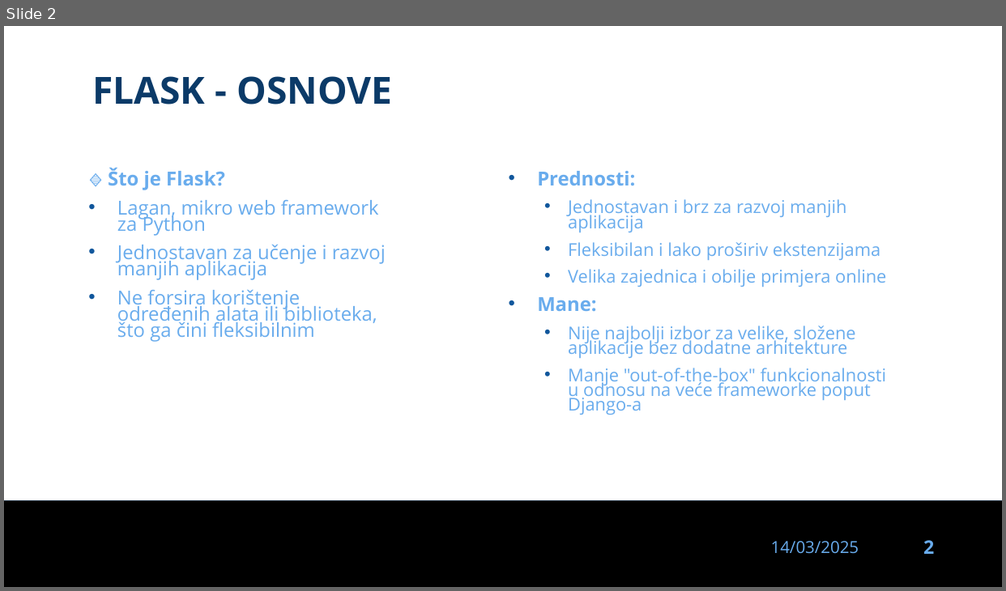
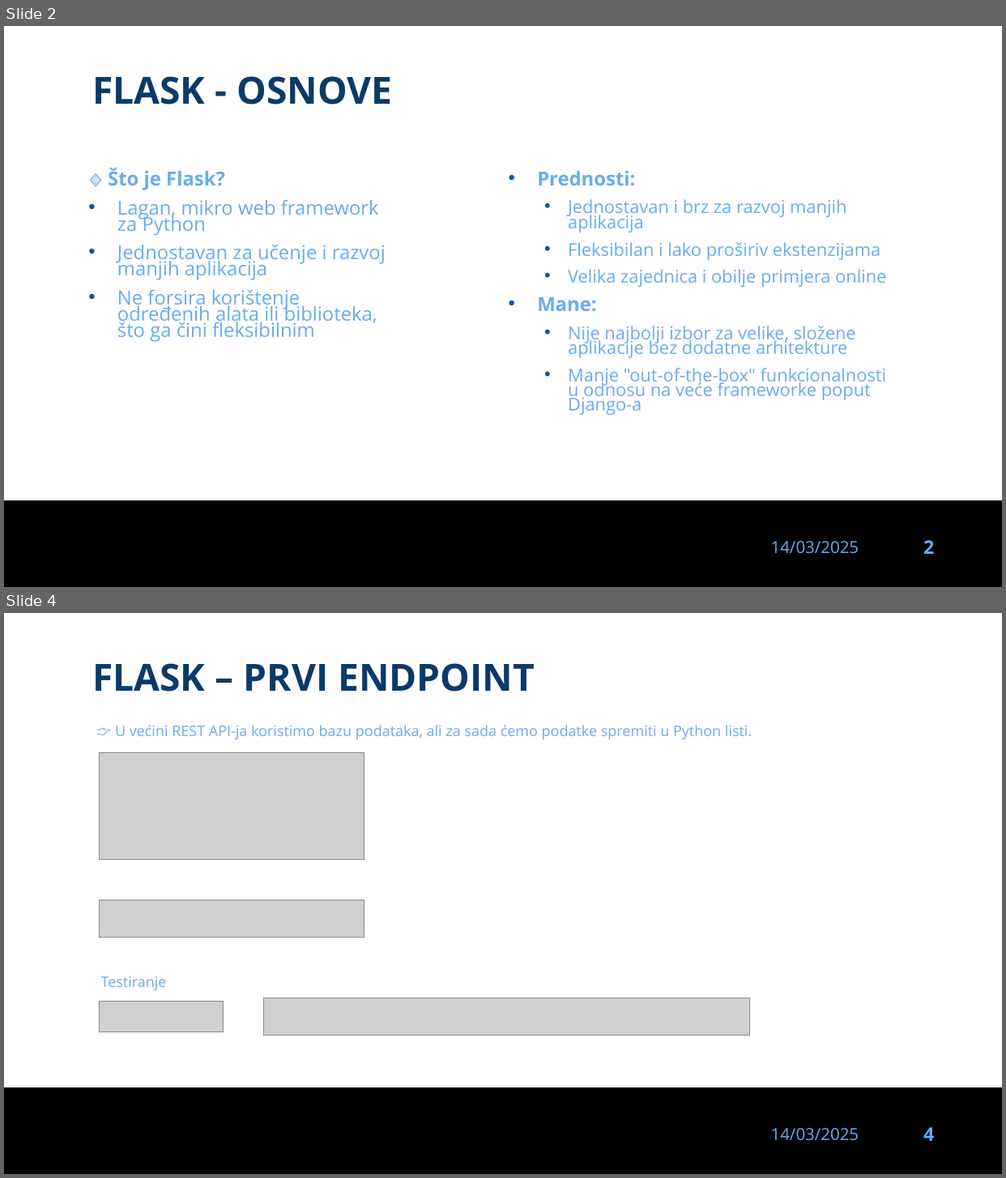
Before and after one commit to dinoDuvnjak/CTK, a slide deck: Bootcamp/flask/flask.pptx. Shown one above the other, each under a label of ours: slide 2 before the commit, slides 2 and 4 after it; the slides between them are not shown. The pictures are 1006x591 and 1006x1178 pixels, drawn with LibreOffice and Linux fonts; fonts in the diff are those of the drawing; grey boxes stand for pictures; background and template pictures are left out. Boxes give left, top, right and bottom in pixels: in the first picture for what was removed or moved away, otherwise in the second. Text is boxed around its words. In the diff, an @@ line names an element or a change of style, - is before the commit and + after.

Commit message:
flask wip

```diff
--- a/Bootcamp/flask/flask.pptx
+++ b/Bootcamp/flask/flask.pptx
@@ slide 4 added at (4, 613, 1002, 1174), background #FFFFFF; not listed: 3 template elements that a slide beside it also shows @@
@@ text added at (92, 663, 535, 692), 36 pt, text #0B3A68, bold @@
+FLASK – PRVI ENDPOINT
@@ text added at (115, 725, 752, 740), 14 pt, text #69ACED @@
+👉 U većini REST API-ja koristimo bazu podataka, ali za sada ćemo podatke spremiti u Python listi.
@@ picture added at (99, 752, 364, 859) @@
@@ picture added at (99, 901, 364, 937) @@
@@ text added at (101, 977, 167, 991), 14 pt, text #69ACED @@
+Testiranje
@@ picture added at (264, 998, 750, 1035) @@
@@ picture added at (99, 1002, 224, 1033) @@
```
Also in this commit, not shown: 6 other slides added, 4 other files.
